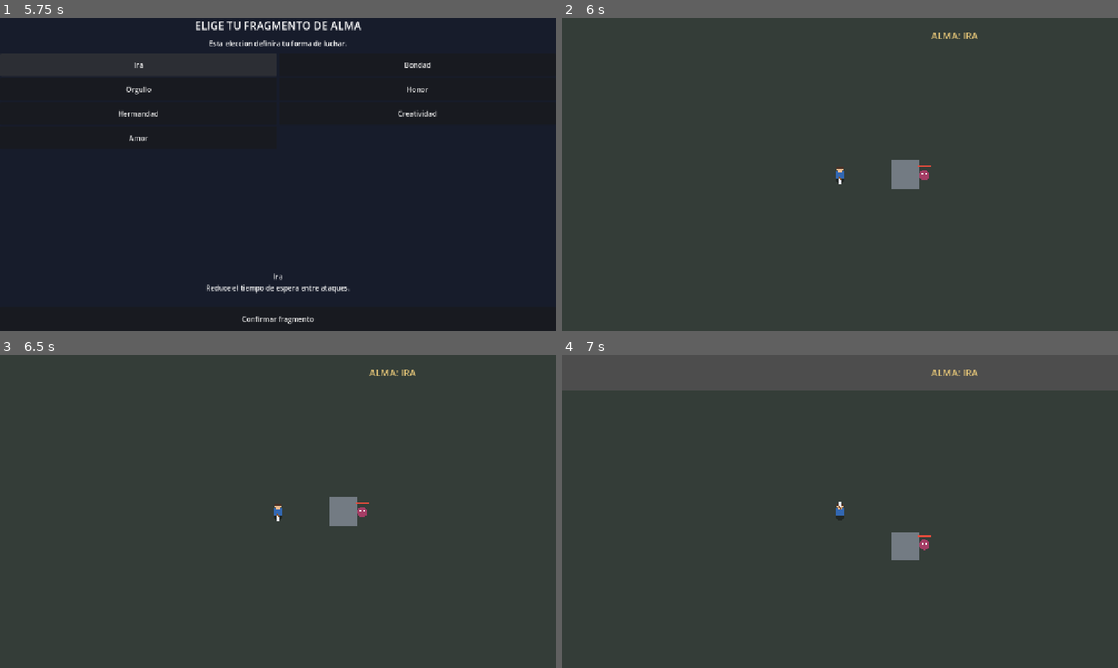
Above: before the commit, frames 1-4 (two rows, left to right).
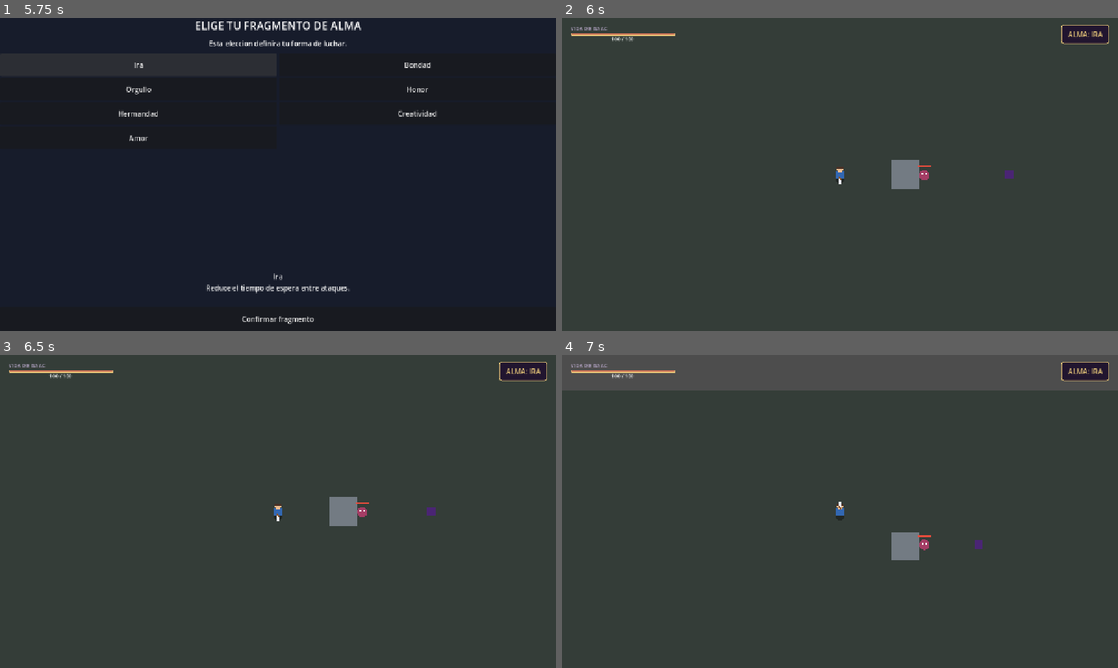
Above: after the commit, the same moments.

Repository: TheIsaac503/LaCascaraDelHeroe
Game: Godot game, scene res://scenes/ui/MainMenu.tscn
Two runs of this game, one before a commit and one after it. Both use one fixed random seed, a clock stepped at 60 frames per second and the inputs below.
Inputs (mouse positions are in pixels of both pictures, inside the frame that each line leads up to):
- Up to frame 1 (5.75 s): click "NUEVA PARTIDA" at 0.5 s; click "Continuar" at 1.25 s; tap Enter at 2, 3.5 s; move the mouse to (400, 158) at 2.02 s; press the mouse at (400, 158) at 2.03 s; hold D (move_right) 2.03-2.78 s; tap Space at 2.75 s; move the mouse to (166, 190) at 2.77 s; release the mouse at (166, 190) at 2.78 s; hold S (move_down) 2.78-3.53 s; click (166, 190) at 2.85 s; move the mouse to (333, 105) at 3.52 s; press the mouse at (333, 105) at 3.53 s; hold D (move_right) 3.53-4.25 s; release the mouse at (333, 105) at 4.25 s; click "Elegir fragmento" at 4.25 s; click "Ira" at 5 s
- Up to frame 2 (6 s): click "Confirmar fragmento" at 5.75 s
- Up to frame 3 (6.5 s): no input
- Up to frame 4 (7 s): move the mouse to (812, 574) at 6.52 s; hold W (move_up) from 6.53 s (still down); click (812, 574) at 6.6 s

Frame 1 is identical in both runs. In frame 2, 0.9% of the frame differs, in the area x 1-99%, y 2-52%; in frame 3, 0.9%; in frame 4, 0.9%, in the area x 1-99%, y 2-62%.

Commit message:
Profundizar en el Combate y Enemigos

Diff:
--- a/scenes/enemies/Enemy.tscn
+++ b/scenes/enemies/Enemy.tscn
@@ -14,3 +14,6 @@
 one_way_collision_direction = Vector2(0, 0)
 
 [node name="Sprite2D" type="Sprite2D" parent="." unique_id=1767220484]
+
+[node name="AudioStreamPlayer2D" type="AudioStreamPlayer2D" parent="." unique_id=59397359]
+area_mask = 3
--- /dev/null
+++ b/scenes/entities/Projectile.tscn
@@ -0,0 +1,19 @@
+[gd_scene format=3 uid="uid://dby8hgbppnbch"]
+
+[ext_resource type="Script" uid="uid://djpvidceqsvcf" path="res://scripts/projectile.gd" id="1_g52qf"]
+
+[sub_resource type="CircleShape2D" id="CircleShape2D_8cq3s"]
+radius = 6.0
+
+[node name="Projectile" type="Area2D" unique_id=1156171881]
+script = ExtResource("1_g52qf")
+
+[node name="CollisionShape2D" type="CollisionShape2D" parent="." unique_id=1675566414]
+shape = SubResource("CircleShape2D_8cq3s")
+
+[node name="ColorRect" type="ColorRect" parent="." unique_id=1308488982]
+offset_left = -4.0
+offset_top = -4.0
+offset_right = 3.9999995
+offset_bottom = 4.0
+color = Color(1, 0.2, 0, 1)
--- /dev/null
+++ b/scenes/entities/ranged_enemy.tscn
@@ -0,0 +1,21 @@
+[gd_scene format=3 uid="uid://bclj1oxwekr3h"]
+
+[ext_resource type="Script" uid="uid://bophu7gx63yr" path="res://scripts/ranged_enemy.gd" id="1_3mhp5"]
+
+[sub_resource type="RectangleShape2D" id="RectangleShape2D_8cq3s"]
+
+[node name="RangedEnemy" type="CharacterBody2D" unique_id=53958601 groups=["enemies"]]
+script = ExtResource("1_3mhp5")
+
+[node name="ColorRect" type="ColorRect" parent="." unique_id=1859385746]
+offset_left = -10.0
+offset_top = -10.0
+offset_right = 10.0
+offset_bottom = 10.0
+color = Color(0.2901961, 0.14509805, 0.45490196, 1)
+
+[node name="CollisionShape2D" type="CollisionShape2D" parent="." unique_id=1243190958]
+shape = SubResource("RectangleShape2D_8cq3s")
+
+[node name="AudioStreamPlayer2D" type="AudioStreamPlayer2D" parent="." unique_id=567210082]
+area_mask = 3
--- a/scenes/main/Main.tscn
+++ b/scenes/main/Main.tscn
@@ -2,6 +2,7 @@
 
 [ext_resource type="PackedScene" uid="uid://h4jmw108rm8t" path="res://scenes/player/Isaac.tscn" id="1_u1xfj"]
 [ext_resource type="PackedScene" uid="uid://c5wiqb0rsy1fb" path="res://scenes/enemies/Enemy.tscn" id="2_nha0i"]
+[ext_resource type="PackedScene" uid="uid://bclj1oxwekr3h" path="res://scenes/entities/ranged_enemy.tscn" id="3_gyg6b"]
 [ext_resource type="Script" uid="uid://b3eay21lhwuk" path="res://scripts/pause_menu.gd" id="3_q24mn"]
 
 [sub_resource type="GDScript" id="GDScript_nha0i"]
@@ -43,7 +44,7 @@
 offset_bottom = 360.0
 color = Color(0.20392157, 0.23921569, 0.21960784, 1)
 
-[node name="Isaac" parent="." unique_id=778066013 groups=["player"] instance=ExtResource("1_u1xfj")]
+[node name="Isaac" parent="." unique_id=778066013 instance=ExtResource("1_u1xfj")]
 
 [node name="Walls" type="StaticBody2D" parent="." unique_id=889963259]
 
@@ -78,6 +79,11 @@
 
 [node name="Enemy" parent="." unique_id=1835640054 instance=ExtResource("2_nha0i")]
 position = Vector2(200, 2)
+
+[node name="RangedEnemy" parent="." unique_id=53958601 instance=ExtResource("3_gyg6b")]
+position = Vector2(400, 0)
+collision_layer = 3
+collision_mask = 3
 
 [node name="HUD" type="CanvasLayer" parent="." unique_id=1585643377]
 script = ExtResource("3_q24mn")
--- a/scenes/player/Isaac.tscn
+++ b/scenes/player/Isaac.tscn
@@ -5,7 +5,9 @@
 [sub_resource type="RectangleShape2D" id="RectangleShape2D_8cq3s"]
 size = Vector2(20, 24)
 
-[node name="Isaac" type="CharacterBody2D" unique_id=778066013]
+[node name="Isaac" type="CharacterBody2D" unique_id=778066013 groups=["player"]]
+collision_layer = 3
+collision_mask = 3
 script = ExtResource("1_w3itj")
 
 [node name="Sprite2D" type="Sprite2D" parent="." unique_id=1893129281]
@@ -14,3 +16,6 @@
 shape = SubResource("RectangleShape2D_8cq3s")
 
 [node name="Camera2D" type="Camera2D" parent="." unique_id=1295983775]
+
+[node name="AudioStreamPlayer2D" type="AudioStreamPlayer2D" parent="." unique_id=62659781]
+area_mask = 3
--- a/scripts/enemy.gd
+++ b/scripts/enemy.gd
@@ -39,10 +39,19 @@
 				else:
 					print("ERROR: Isaac no tiene la función take_damage()")
 
-func take_damage(amount: int) -> void:
+func take_damage(amount: int, attacker_position: Vector2 = Vector2.ZERO) -> void:
 	health -= amount
-	health = maxi(health, 0)
-	queue_redraw()
+
+	# Usamos attacker_position para calcular la dirección del empuje
+	if attacker_position != Vector2.ZERO:
+		var knockback_dir := (global_position - attacker_position).normalized()
+		global_position += knockback_dir * 18.0
+
+	_spawn_hit_sparks(global_position)
+
+	modulate = Color(2.0, 0.4, 0.4)
+	var tween := create_tween()
+	tween.tween_property(self, "modulate", Color.WHITE, 0.12)
 
 	if health <= 0:
 		queue_free()
@@ -64,3 +73,30 @@
 		Rect2(-15, -23, 30.0 * ratio, 4),
 		Color("#e74c3c")
 	)
+
+func _spawn_hit_sparks(hit_position: Vector2) -> void:
+	var particles := CPUParticles2D.new()
+	particles.emitting = true
+	particles.one_shot = true
+	particles.explosiveness = 0.9
+	particles.amount = 12
+	particles.lifetime = 0.25
+	particles.direction = Vector2.ZERO
+	particles.spread = 180.0
+	particles.gravity = Vector2.ZERO
+	particles.initial_velocity_min = 80.0
+	particles.initial_velocity_max = 160.0
+	particles.scale_amount_min = 2.0
+	particles.scale_amount_max = 4.0
+	particles.color = Color("#e8c879") # Color dorado/chispa
+
+	if hit_position != Vector2.ZERO:
+		particles.global_position = hit_position
+	else:
+		particles.global_position = global_position
+
+	get_parent().add_child(particles)
+
+	# Eliminar el nodo de partículas automáticamente cuando termine
+	await get_tree().create_timer(0.3).timeout
+	particles.queue_free()
--- a/scripts/pause_menu.gd
+++ b/scripts/pause_menu.gd
@@ -1,4 +1,3 @@
-
 extends CanvasLayer
 
 const MAIN_MENU_SCENE := "res://scenes/ui/MainMenu.tscn"
@@ -7,21 +6,147 @@
 var pause_panel: VBoxContainer
 var is_paused := false
 
+# Pantalla de Game Over
+var game_over_overlay: ColorRect
+
+# Elementos del HUD de juego
+var health_bar: ProgressBar
+var health_label: Label
+var soul_label: Label
 
 func _ready() -> void:
+	process_mode = Node.PROCESS_MODE_ALWAYS
+
+	var old_soul_label := get_node_or_null("SoulLabel")
+	if old_soul_label:
+		old_soul_label.queue_free()
+
+	_build_game_hud()
+	_create_pause_menu()
+	_create_game_over_menu()
 	update_soul_label()
-	# Permite que el menú funcione incluso cuando el juego está pausado.
-	process_mode = Node.PROCESS_MODE_ALWAYS
-
-	_create_pause_menu()
-
+
+	call_deferred("_connect_to_player")
 
 func _unhandled_key_input(event: InputEvent) -> void:
+	if is_paused or (game_over_overlay and game_over_overlay.visible):
+		return
+
 	if event is InputEventKey and event.pressed and not event.echo:
 		if event.keycode == KEY_ESCAPE:
 			toggle_pause()
 			get_viewport().set_input_as_handled()
 
+func _connect_to_player() -> void:
+	var player = get_tree().get_first_node_in_group("player")
+	if player and player.has_signal("health_changed"):
+		player.health_changed.connect(update_health)
+		if "health" in player and "max_health" in player:
+			update_health(player.health, player.max_health)
+
+func _build_game_hud() -> void:
+	var top_bar := MarginContainer.new()
+	top_bar.set_anchors_and_offsets_preset(Control.PRESET_TOP_WIDE)
+	top_bar.add_theme_constant_override("margin_left", 20)
+	top_bar.add_theme_constant_override("margin_right", 20)
+	top_bar.add_theme_constant_override("margin_top", 15)
+	top_bar.mouse_filter = Control.MOUSE_FILTER_IGNORE
+	add_child(top_bar)
+
+	var hbox := HBoxContainer.new()
+	hbox.mouse_filter = Control.MOUSE_FILTER_IGNORE
+	top_bar.add_child(hbox)
+
+	# --- SECCIÓN VIDA (Izquierda) ---
+	var health_container := VBoxContainer.new()
+	health_container.add_theme_constant_override("separation", 4)
+	hbox.add_child(health_container)
+
+	var hp_title := Label.new()
+	hp_title.text = "VIDA DE ISAAC"
+	hp_title.add_theme_font_size_override("font_size", 12)
+	hp_title.add_theme_color_override("font_color", Color("#b9a9cb"))
+	health_container.add_child(hp_title)
+
+	var bar_container := PanelContainer.new()
+	bar_container.custom_minimum_size = Vector2(240, 24)
+
+	var empty_style := StyleBoxEmpty.new()
+	bar_container.add_theme_stylebox_override("panel", empty_style)
+	health_container.add_child(bar_container)
+
+	health_bar = ProgressBar.new()
+	health_bar.set_anchors_and_offsets_preset(Control.PRESET_FULL_RECT)
+	health_bar.show_percentage = false
+
+	var bg_style := StyleBoxFlat.new()
+	bg_style.bg_color = Color("#170f1e")
+	bg_style.border_color = Color("#594168")
+	bg_style.set_border_width_all(2)
+	bg_style.set_corner_radius_all(4)
+
+	var fill_style := StyleBoxFlat.new()
+	fill_style.bg_color = Color("#b8253b")
+	fill_style.border_color = Color("#e8c879")
+	fill_style.set_border_width_all(1)
+	fill_style.set_corner_radius_all(4)
+
+	health_bar.add_theme_stylebox_override("background", bg_style)
+	health_bar.add_theme_stylebox_override("fill", fill_style)
+	bar_container.add_child(health_bar)
+
+	health_label = Label.new()
+	health_label.text = "100 / 100"
+	health_label.horizontal_alignment = HORIZONTAL_ALIGNMENT_CENTER
+	health_label.vertical_alignment = VERTICAL_ALIGNMENT_CENTER
+	health_label.set_anchors_and_offsets_preset(Control.PRESET_FULL_RECT)
+	health_label.add_theme_font_size_override("font_size", 12)
+	health_label.add_theme_color_override("font_color", Color("#ffffff"))
+	bar_container.add_child(health_label)
+
+	var spacer := Control.new()
+	spacer.size_flags_horizontal = Control.SIZE_EXPAND_FILL
+	hbox.add_child(spacer)
+
+	# --- SECCIÓN ALMA (Derecha) ---
+	var soul_box := PanelContainer.new()
+	var soul_style := StyleBoxFlat.new()
+	soul_style.bg_color = Color("#21152f")
+	soul_style.border_color = Color("#e8c879")
+	soul_style.set_border_width_all(2)
+	soul_style.set_corner_radius_all(6)
+	soul_style.content_margin_left = 16
+	soul_style.content_margin_right = 16
+	soul_style.content_margin_top = 8
+	soul_style.content_margin_bottom = 8
+	soul_box.add_theme_stylebox_override("panel", soul_style)
+	hbox.add_child(soul_box)
+
+	soul_label = Label.new()
+	soul_label.name = "SoulLabel"
+	soul_label.text = "ALMA: DESCONOCIDA"
+	soul_label.add_theme_font_size_override("font_size", 16)
+	soul_label.add_theme_color_override("font_color", Color("#e8c879"))
+	soul_box.add_child(soul_label)
+
+func update_health(current: int, max_hp: int) -> void:
+	if health_bar:
+		health_bar.max_value = max_hp
+		health_bar.value = current
+	if health_label:
+		health_label.text = str(current) + " / " + str(max_hp)
+
+	# Si la vida llega a 0, activar Game Over
+	if current <= 0:
+		show_game_over()
+
+func update_soul_label() -> void:
+	if soul_label == null:
+		return
+	var fragment := str(GameData.selected_fragment)
+	if fragment.is_empty():
+		fragment = "SIN ELEGIR"
+	soul_label.text = "ALMA: " + fragment.to_upper()
 
 func toggle_pause() -> void:
 	if is_paused:
@@ -29,21 +154,17 @@
 	else:
 		pause_game()
 
-
 func pause_game() -> void:
 	is_paused = true
 	pause_overlay.visible = true
 	get_tree().paused = true
 
-
 func resume_game() -> void:
 	is_paused = false
 	get_tree().paused = false
 	pause_overlay.visible = false
 
-
 func _create_pause_menu() -> void:
-	# Fondo oscuro que cubre toda la pantalla.
 	pause_overlay = ColorRect.new()
 	pause_overlay.name = "PauseOverlay"
 	pause_overlay.color = Color(0.03, 0.02, 0.06, 0.88)
@@ -52,7 +173,6 @@
 	pause_overlay.visible = false
 	add_child(pause_overlay)
 
-	# Centrar el panel.
 	var center := CenterContainer.new()
 	center.set_anchors_and_offsets_preset(Control.PRESET_FULL_RECT)
 	pause_overlay.add_child(center)
@@ -62,7 +182,6 @@
 	pause_panel.add_theme_constant_override("separation", 16)
 	center.add_child(pause_panel)
 
-	# Título.
 	var title := Label.new()
 	title.text = "JUEGO EN PAUSA"
 	title.horizontal_alignment = HORIZONTAL_ALIGNMENT_CENTER
@@ -70,21 +189,72 @@
 	title.add_theme_color_override("font_color", Color("#e8c879"))
 	pause_panel.add_child(title)
 
-	# Botón continuar.
 	var continue_button := _create_button("CONTINUAR")
 	pause_panel.add_child(continue_button)
 	continue_button.pressed.connect(resume_game)
 
-	# Botón volver al menú.
 	var menu_button := _create_button("VOLVER AL MENÚ")
 	pause_panel.add_child(menu_button)
 	menu_button.pressed.connect(_return_to_menu)
 
-	# Botón salir.
 	var exit_button := _create_button("SALIR DEL JUEGO")
 	pause_panel.add_child(exit_button)
 	exit_button.pressed.connect(_exit_game)
 
+func _create_game_over_menu() -> void:
+	game_over_overlay = ColorRect.new()
+	game_over_overlay.name = "GameOverOverlay"
+	game_over_overlay.color = Color(0.12, 0.02, 0.04, 0.92)
+	game_over_overlay.set_anchors_and_offsets_preset(Control.PRESET_FULL_RECT)
+	game_over_overlay.mouse_filter = Control.MOUSE_FILTER_STOP
+	game_over_overlay.visible = false
+	add_child(game_over_overlay)
+
+	var center := CenterContainer.new()
+	center.set_anchors_and_offsets_preset(Control.PRESET_FULL_RECT)
+	game_over_overlay.add_child(center)
+
+	var panel := VBoxContainer.new()
+	panel.custom_minimum_size = Vector2(420, 0)
+	panel.add_theme_constant_override("separation", 16)
+	center.add_child(panel)
+
+	var title := Label.new()
+	title.text = "HAS CAÍDO"
+	title.horizontal_alignment = HORIZONTAL_ALIGNMENT_CENTER
+	title.add_theme_font_size_override("font_size", 42)
+	title.add_theme_color_override("font_color", Color("#b8253b"))
+	panel.add_child(title)
+
+	var subtitle := Label.new()
+	subtitle.text = "El fragmento de tu alma se ha extinguido en la oscuridad."
+	subtitle.horizontal_alignment = HORIZONTAL_ALIGNMENT_CENTER
+	subtitle.autowrap_mode = TextServer.AUTOWRAP_WORD_SMART
+	subtitle.add_theme_font_size_override("font_size", 14)
+	subtitle.add_theme_color_override("font_color", Color("#b9a9cb"))
+	panel.add_child(subtitle)
+
+	var spacer := Control.new()
+	spacer.custom_minimum_size = Vector2(0, 10)
+	panel.add_child(spacer)
+
+	var retry_button := _create_button("REINTENTAR")
+	panel.add_child(retry_button)
+	retry_button.pressed.connect(_retry_game)
+
+	var menu_button := _create_button("MENÚ PRINCIPAL")
+	panel.add_child(menu_button)
+	menu_button.pressed.connect(_return_to_menu)
+
+func show_game_over() -> void:
+	get_tree().paused = true
+	if game_over_overlay:
+		game_over_overlay.visible = true
+
+func _retry_game() -> void:
+	get_tree().paused = false
+	# Reiniciamos directamente a la selección de fragmentos para volver a intentar
+	get_tree().change_scene_to_file("res://scenes/ui/SoulSelection.tscn")
 
 func _create_button(button_text: String) -> Button:
 	var button := Button.new()
@@ -92,7 +262,6 @@
 	button.custom_minimum_size = Vector2(0, 60)
 	button.size_flags_horizontal = Control.SIZE_EXPAND_FILL
 	button.focus_mode = Control.FOCUS_ALL
-
 	button.add_theme_font_size_override("font_size", 20)
 	button.add_theme_color_override("font_color", Color("#f2e8d5"))
 	button.add_theme_color_override("font_hover_color", Color("#ffffff"))
@@ -111,29 +280,12 @@
 	button.add_theme_stylebox_override("hover", hover)
 	button.add_theme_stylebox_override("pressed", hover)
 	button.add_theme_stylebox_override("focus", hover)
-
 	return button
-
 
 func _return_to_menu() -> void:
 	get_tree().paused = false
 	is_paused = false
 	get_tree().change_scene_to_file(MAIN_MENU_SCENE)
 
-
 func _exit_game() -> void:
 	get_tree().quit()
-
-
-func update_soul_label() -> void:
-	var soul_label := get_node_or_null("SoulLabel") as Label
-
-	if soul_label == null:
-		return
-
-	var fragment := str(GameData.selected_fragment)
-
-	if fragment.is_empty():
-		fragment = "SIN ELEGIR"
-
-	soul_label.text = "ALMA: " + fragment.to_upper()
--- a/scripts/player.gd
+++ b/scripts/player.gd
@@ -8,6 +8,7 @@
 
 var health: int = 100
 var attack_cooldown: float = 0.0
+var sfx_player: AudioStreamPlayer2D
 # Velocidad de movimiento en píxeles por segundo.
 @export var speed: float = 180.0
 
@@ -20,6 +21,14 @@
 	health = max_health
 	add_to_group("player")
 	health_changed.emit(health, max_health)
+
+	# Inicializamos el reproductor de audio
+	sfx_player = AudioStreamPlayer2D.new()
+	add_child(sfx_player)
+
+	# Aseguramos el grupo y las estadísticas
+	add_to_group("player")
+	apply_soul_fragment()
 
 	var bar := get_tree().get_first_node_in_group("player_health_bar")
 
@@ -104,6 +113,7 @@
 		attack()
 
 func attack() -> void:
+	play_attack_sfx()
 	if attack_cooldown > 0.0:
 		return
 
@@ -126,9 +136,28 @@
 			if node.has_method("take_damage"):
 				node.take_damage(attack_damage)
 
-func take_damage(amount: int) -> void:
-	health = maxi(0, health - amount)
-	health_changed.emit(health, max_health)
+func take_damage(amount: int, attacker_position: Vector2 = Vector2.ZERO) -> void:
+	play_hurt_sfx()
+	health -= amount
+	health = clampi(health, 0, max_health)
+	health_changed.emit(health, max_health)
+
+	# Retroceso / Knockback opcional
+	if attacker_position != Vector2.ZERO:
+		var knockback_dir := (global_position - attacker_position).normalized()
+		velocity = knockback_dir * 250.0
+		move_and_slide()
+
+	# Parpadeo rojo visual al recibir golpe
+	_flash_red()
+
+	if health <= 0:
+		die()
+
+func _flash_red() -> void:
+	modulate = Color(1, 0.3, 0.3)
+	var tween := create_tween()
+	tween.tween_property(self, "modulate", Color.WHITE, 0.15)
 
 	if health <= 0:
 		# Reinicio provisional para poder seguir probando.
@@ -173,3 +202,59 @@
 			speed = 190.0
 	health = max_health
 	health_changed.emit(health, max_health)
+
+func die() -> void:
+	# Emitimos la señal de vida en 0 para que el HUD muestre el Game Over automáticamente
+	health = 0
+	health_changed.emit(health, max_health)
+
+	# Desactivar procesamiento y colisiones de Isaac mientras está el menú de derrota
+	set_physics_process(false)
+	hide()
+
+func play_attack_sfx() -> void:
+	# Creamos un tono sintetizado rápido para el ataque
+	var sample_rate := 44100.0
+	var duration := 0.08
+	var num_samples := int(sample_rate * duration)
+
+	var stream := AudioStreamWAV.new()
+	stream.format = AudioStreamWAV.FORMAT_8_BITS
+	stream.mix_rate = int(sample_rate)
+
+	var data := PackedByteArray()
+	data.resize(num_samples)
+
+	for i in range(num_samples):
+		var t := float(i) / sample_rate
+		# Generamos un sonido de corte/ruido rápido
+		var freq := 800.0 - (t * 6000.0)
+		var sample := int(sin(t * freq) * 127.0 * (1.0 - (t / duration)))
+		data[i] = clampi(sample + 128, 0, 255)
+
+	stream.data = data
+	sfx_player.stream = stream
+	sfx_player.play()
+
+func play_hurt_sfx() -> void:
+	var sample_rate := 44100.0
+	var duration := 0.12
+	var num_samples := int(sample_rate * duration)
+
+	var stream := AudioStreamWAV.new()
+	stream.format = AudioStreamWAV.FORMAT_8_BITS
+	stream.mix_rate = int(sample_rate)
+
+	var data := PackedByteArray()
+	data.resize(num_samples)
+
+	for i in range(num_samples):
+		var t := float(i) / sample_rate
+		# Tono grave descendente para representar el impacto recibido
+		var freq := 300.0 - (t * 2000.0)
+		var sample := int(sin(t * freq) * 127.0 * (1.0 - (t / duration)))
+		data[i] = clampi(sample + 128, 0, 255)
+
+	stream.data = data
+	sfx_player.stream = stream
+	sfx_player.play()
--- /dev/null
+++ b/scripts/projectile.gd
@@ -0,0 +1,20 @@
+extends Area2D
+
+var speed := 220.0
+var direction := Vector2.ZERO
+var damage := 10
+
+func _ready() -> void:
+	body_entered.connect(_on_body_entered)
+
+func _physics_process(delta: float) -> void:
+	position += direction * speed * delta
+
+func _on_body_entered(body: Node2D) -> void:
+	if body.is_in_group("player"):
+		if body.has_method("take_damage"):
+			body.take_damage(damage, global_position)
+		queue_free()
+	elif not body.is_in_group("enemies"):
+		# Se destruye si choca contra paredes
+		queue_free()
--- /dev/null
+++ b/scripts/ranged_enemy.gd
@@ -0,0 +1,87 @@
+extends CharacterBody2D
+
+# Cargamos el proyectil que creamos en el Paso 1
+@export var projectile_scene: PackedScene = preload("res://scenes/entities/Projectile.tscn")
+
+var health := 40
+var speed := 70.0
+var attack_cooldown := 1.8
+var can_attack := true
+
+@onready var player: Node2D = get_tree().get_first_node_in_group("player")
+
+func _physics_process(_delta: float) -> void:
+	if not player:
+		player = get_tree().get_first_node_in_group("player")
+		return
+
+	var dist := global_position.distance_to(player.global_position)
+	var dir := (player.global_position - global_position).normalized()
+
+	# Mantener distancia: se acerca si está lejos, retrocede si Isaac está muy cerca
+	if dist > 200:
+		velocity = dir * speed
+	elif dist < 100:
+		velocity = -dir * speed
+	else:
+		velocity = Vector2.ZERO
+
+	move_and_slide()
+
+	if can_attack and dist < 300:
+		_shoot_at_player(dir)
+
+func _shoot_at_player(dir: Vector2) -> void:
+	can_attack = false
+	if projectile_scene:
+		var proj = projectile_scene.instantiate()
+		proj.global_position = global_position
+		proj.direction = dir
+		get_parent().add_child(proj)
+
+	await get_tree().create_timer(attack_cooldown).timeout
+	can_attack = true
+
+func take_damage(amount: int, attacker_position: Vector2 = Vector2.ZERO) -> void:
+	health -= amount
+
+	# Usamos attacker_position para calcular la dirección del empuje
+	if attacker_position != Vector2.ZERO:
+		var knockback_dir := (global_position - attacker_position).normalized()
+		global_position += knockback_dir * 18.0
+
+	_spawn_hit_sparks(global_position)
+
+	modulate = Color(2.0, 0.4, 0.4)
+	var tween := create_tween()
+	tween.tween_property(self, "modulate", Color.WHITE, 0.12)
+
+	if health <= 0:
+		queue_free()
+
+func _spawn_hit_sparks(hit_position: Vector2) -> void:
+	var particles := CPUParticles2D.new()
+	particles.emitting = true
+	particles.one_shot = true
+	particles.explosiveness = 0.9
+	particles.amount = 12
+	particles.lifetime = 0.25
+	particles.direction = Vector2.ZERO
+	particles.spread = 180.0
+	particles.gravity = Vector2.ZERO
+	particles.initial_velocity_min = 80.0
+	particles.initial_velocity_max = 160.0
+	particles.scale_amount_min = 2.0
+	particles.scale_amount_max = 4.0
+	particles.color = Color("#e8c879") # Color dorado/chispa
+
+	if hit_position != Vector2.ZERO:
+		particles.global_position = hit_position
+	else:
+		particles.global_position = global_position
+
+	get_parent().add_child(particles)
+
+	# Eliminar el nodo de partículas automáticamente cuando termine
+	await get_tree().create_timer(0.3).timeout
+	particles.queue_free()
Not shown, added: scripts/projectile.gd.uid
Not shown, added: scripts/ranged_enemy.gd.uid
